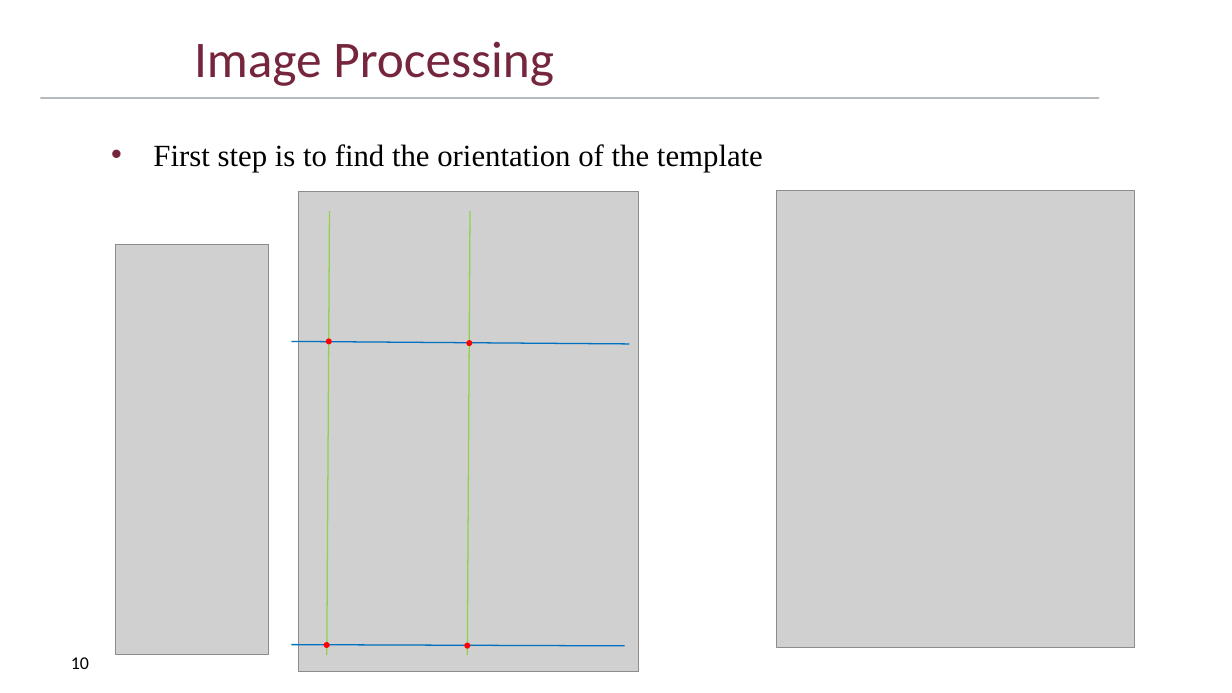
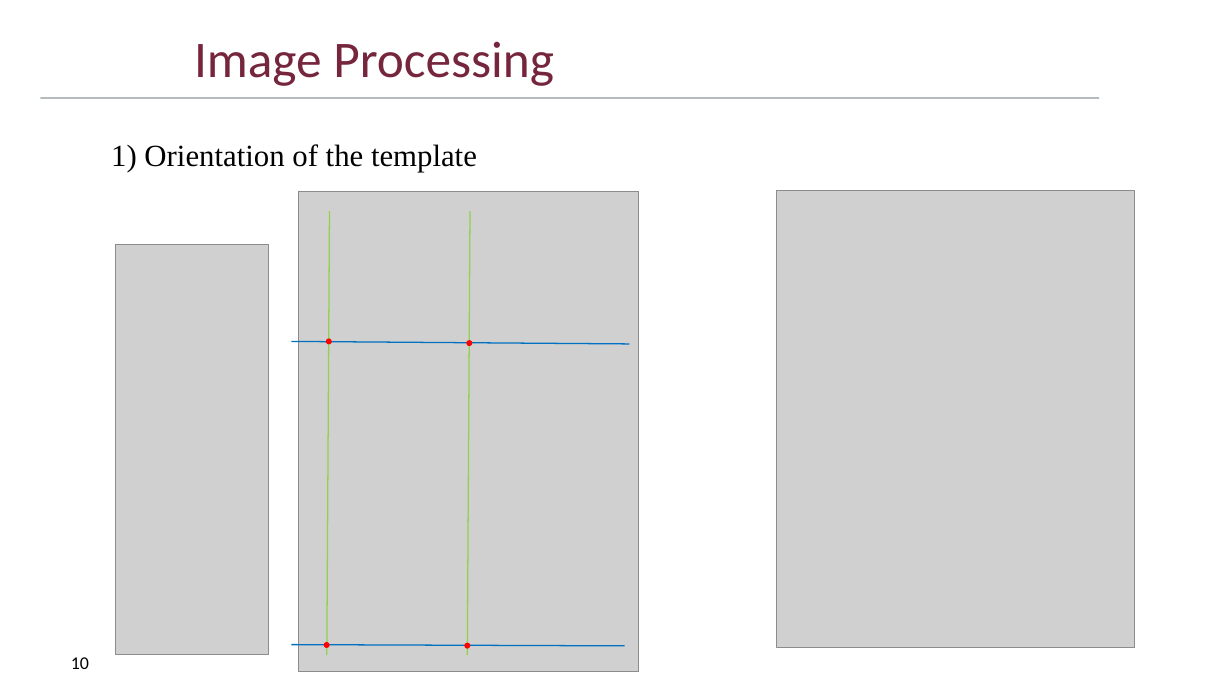
Before and after one commit to DriesSmit/SkripsieReport, a slide deck: slide 10 of OralExamination/SkripsieOral_APSmit.pptx. Drawn at 1232x693 pixels with LibreOffice and Linux fonts; fonts in the diff are those of the drawing; grey boxes stand for pictures; background and template pictures are left out. Boxes give left, top, right and bottom in pixels: in the first picture for what was removed or moved away, otherwise in the second. Text is boxed around its words. In the diff, an @@ line names an element or a change of style, - is before the commit and + after.

```diff
--- a/OralExamination/SkripsieOral_APSmit.pptx
+++ b/OralExamination/SkripsieOral_APSmit.pptx
@@ text at (111,144,477,172): text changed @@
-• First step is to find the orientation of the template
+1) Orientation of the template
```
Also in this commit, not shown: 6 other slides changed.
